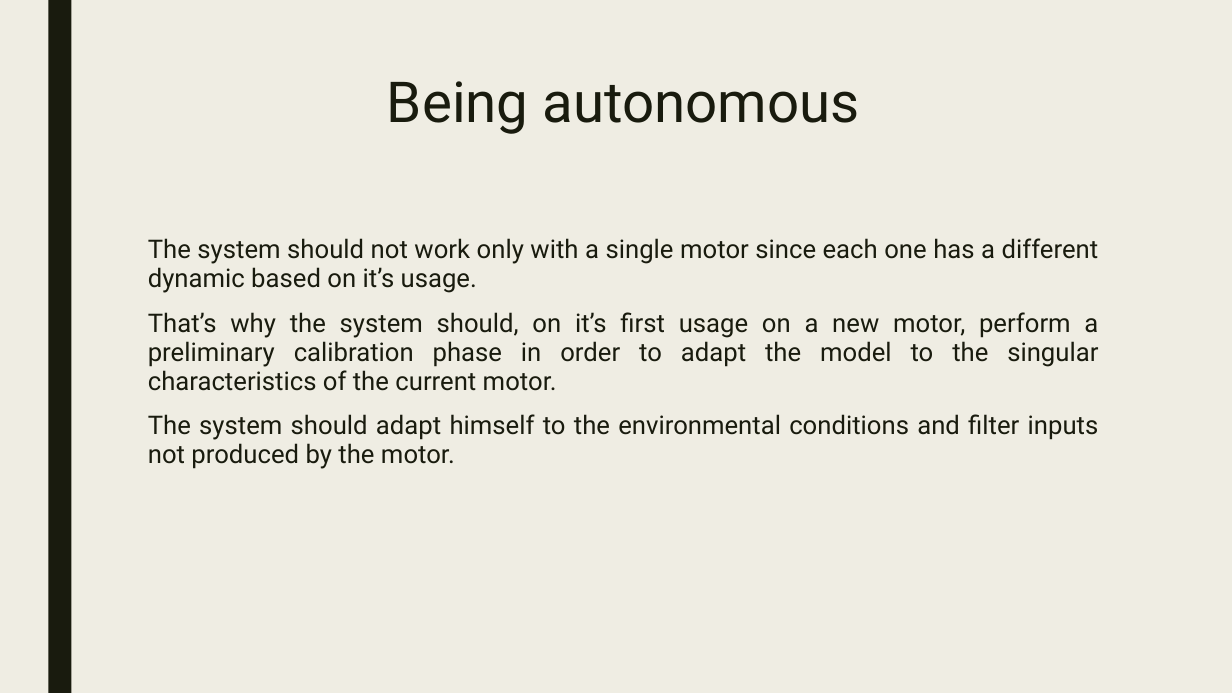
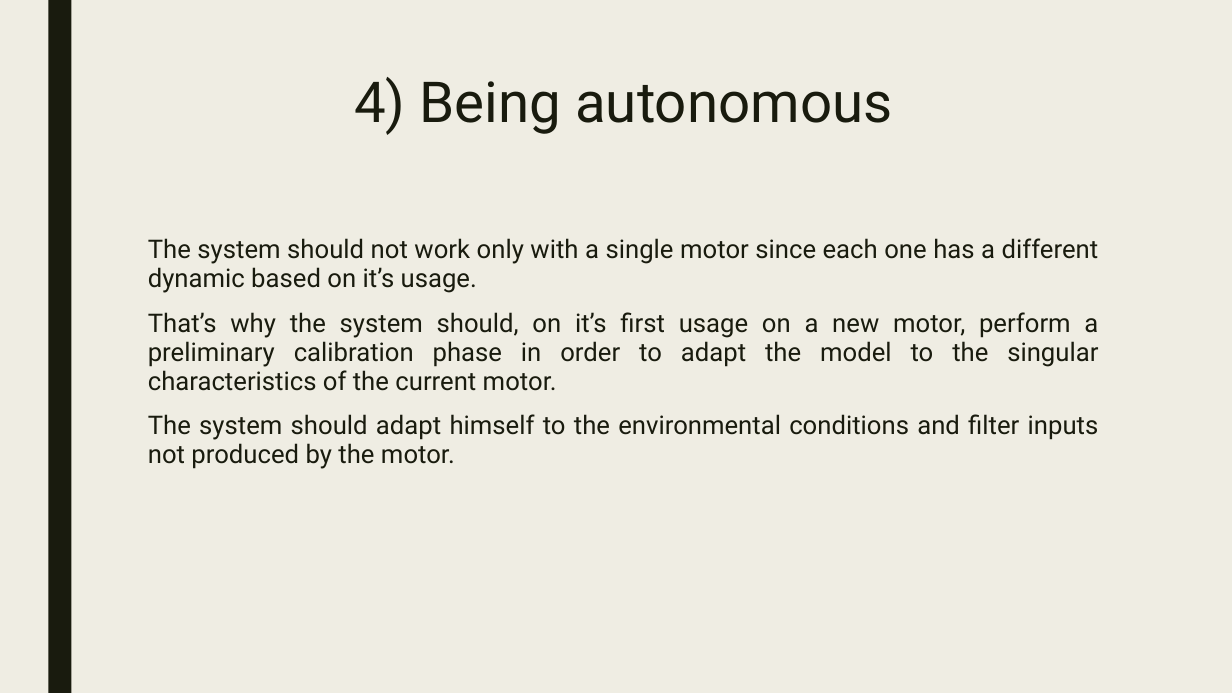
Before and after one commit to urzino/FanMonitoringBlueCoin, a slide deck: slide 9 of Pervasive_presentation_Milestone1_group8.pptx. Drawn at 1232x693 pixels with LibreOffice and Linux fonts; fonts in the diff are those of the drawing. Boxes give left, top, right and bottom in pixels: in the first picture for what was removed or moved away, otherwise in the second. Text is boxed around its words. In the diff, an @@ line names an element or a change of style, - is before the commit and + after.

```diff
--- a/Pervasive_presentation_Milestone1_group8.pptx
+++ b/Pervasive_presentation_Milestone1_group8.pptx
@@ title at bbox=[354, 77, 892, 135]: text changed @@
-Being autonomous
+4) Being autonomous
```
Also in this commit, not shown: 3 other slides changed.
